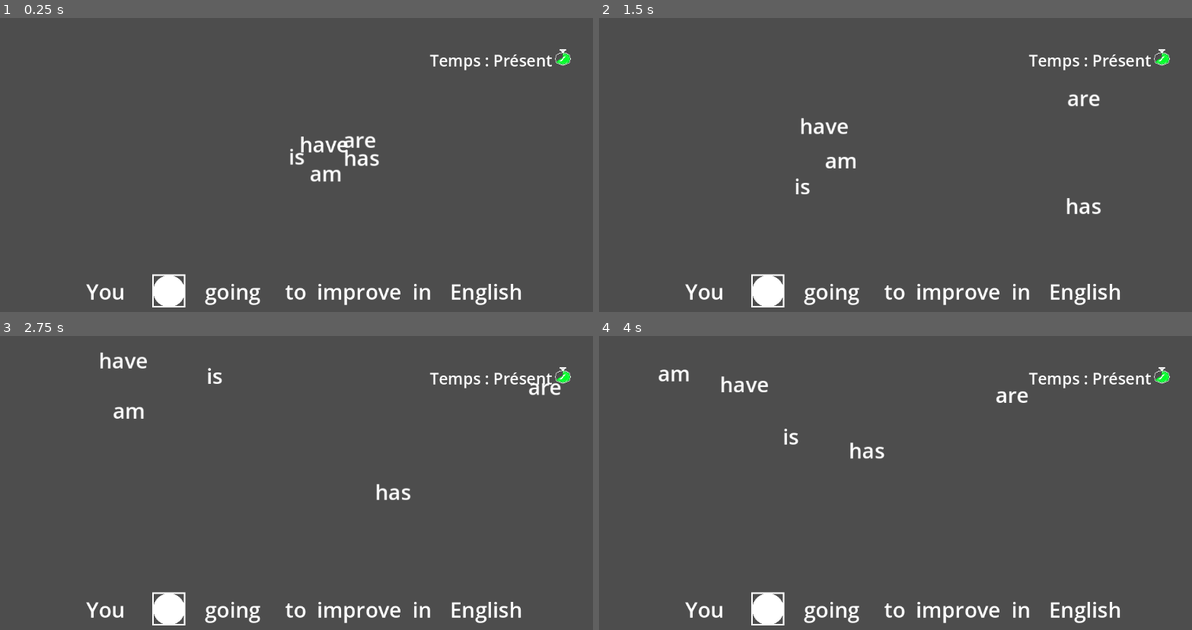
Above: before the commit, frames 1-4 (two rows, left to right).
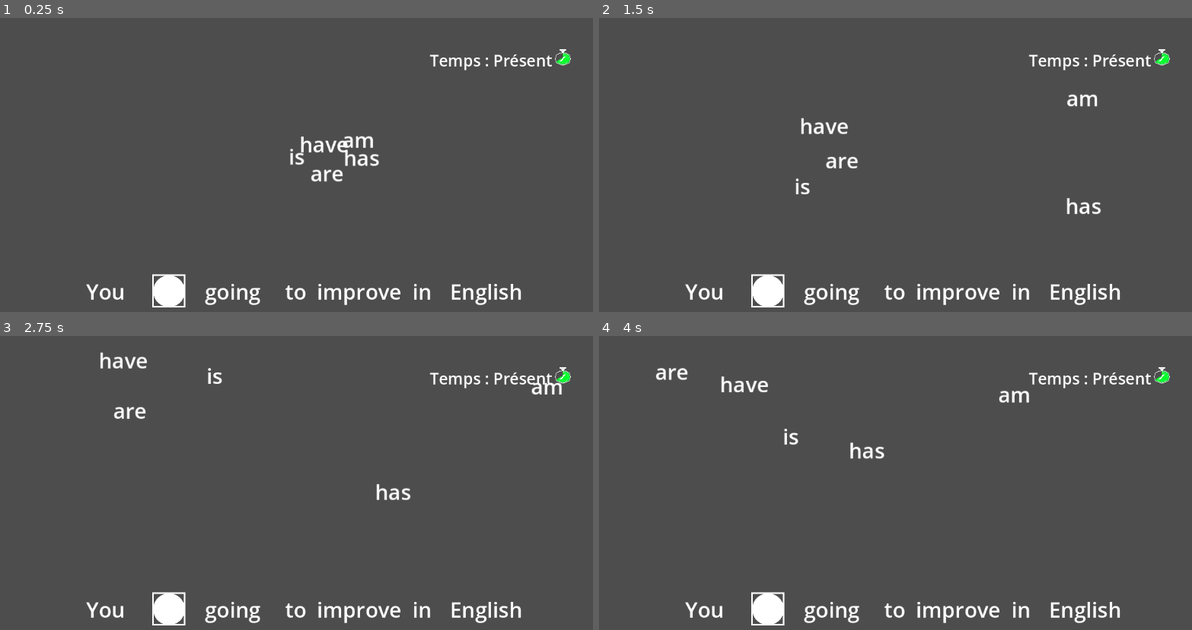
Above: after the commit, the same moments.

Repository: library-rat/Learning_english_fast_version
Game: Godot game, scene res://main_scene.tscn
Same seed, same stepped clock (60 frames per second), same inputs: the game is played once before the commit and once after it.
Inputs (mouse positions are in pixels of both pictures, inside the frame that each line leads up to):
- Up to frame 1 (0.25 s): no input
- Up to frame 2 (1.5 s): move the mouse to (1025, 170) at 0.52 s; press the mouse at (1025, 170) at 0.53 s; release the mouse at (1025, 170) at 1.25 s; drag from (770, 206) to (901, 117) at 1.27 s
- Up to frame 3 (2.75 s): move the mouse to (355, 430) at 2.02 s; press the mouse at (355, 430) at 2.03 s
- Up to frame 4 (4 s): release the mouse at (954, 430) at 2.75 s; drag from (865, 574) to (711, 456) at 2.77 s; move the mouse to (1079, 556) at 3.52 s; press the mouse at (1079, 556) at 3.53 s

The runs differ from the first frame. In frame 1, 0.2% of the frame differs, in the area x 52-64%, y 40-56%; in frame 2, 0.2%; in frame 3, 0.3%; in frame 4, 0.3%, in the area x 9-73%, y 10-23%.

Commit message:
permit main scene to set word

Diff:
--- a/guess_manager.gd
+++ b/guess_manager.gd
@@ -11,10 +11,6 @@
 signal trap_answer(text :String)
 var ecart : int = 120
 
-func _ready():
-	set_dico_and_launch({"constant": ["You","_", "going", "to", "improve", "in", "English"],
-		"answer": "am",
-		"trap": [["is", "a"], ["are","b"], ["have","c"], ["has","d"]]})
 
 func set_dico_and_launch(dico):
 	const_phrase = dico["constant"]
--- a/main_scene.gd
+++ b/main_scene.gd
@@ -5,7 +5,19 @@
 var word_list
 var trap_list
 # Called when the node enters the scene tree for the first time.
+
 func _ready():
+	var dico ={"constant": ["You","_", "going", "to", "improve", "in", "English"],
+		"answer": "are",
+		"trap": [["is", "a"], ["am","b"], ["have","c"], ["has","d"]]}
+	set_level(dico)
+
+func set_level(dico):
+	$Guess_Manager.set_dico_and_launch(dico)
+	create_words()
+
+
+func create_words():
 	$UI/MarqueurTemps.set_time("Présent")
 	for word in word_list :
 		var new_word = word_scene.instantiate()
